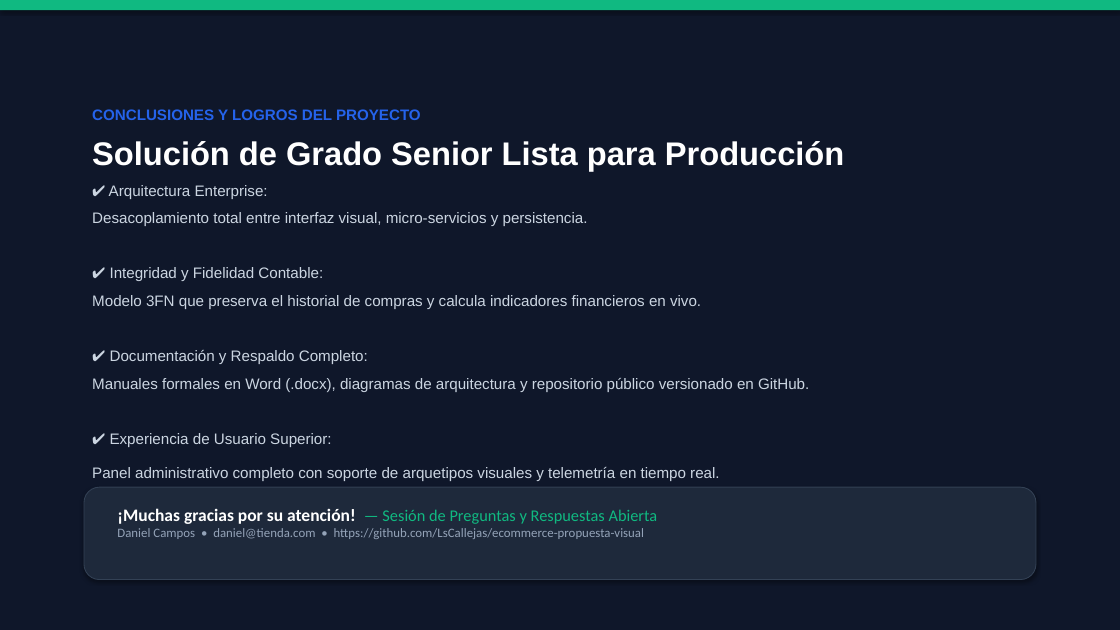
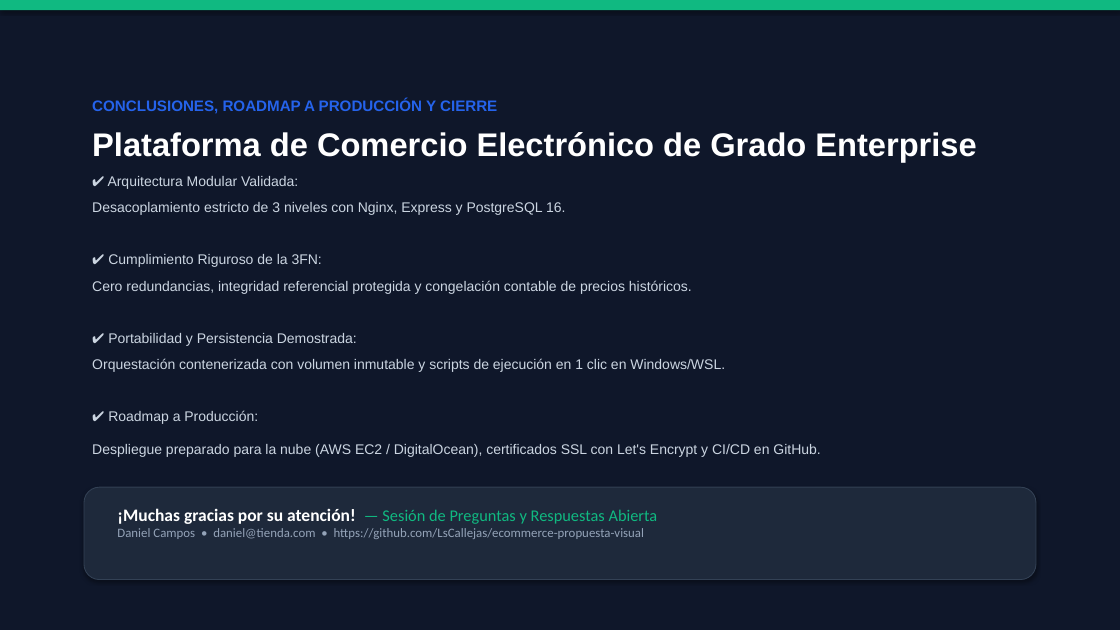
Before and after one commit to LsCallejas/ecommerce-propuesta-visual, a slide deck: slide 20 of docs/presentations/PRESENTACION_ECOMMERCE_Y_BASE_DE_DATOS_DANIEL_CAMPOS.pptx (slide 9 before the commit). Drawn at 1120x630 pixels with LibreOffice and Linux fonts; fonts in the diff are those of the drawing. Boxes give left, top, right and bottom in pixels: in the first picture for what was removed or moved away, otherwise in the second. Text is boxed around its words. In the diff, an @@ line names an element or a change of style, - is before the commit and + after.

```diff
--- a/docs/presentations/PRESENTACION_ECOMMERCE_Y_BASE_DE_DATOS_DANIEL_CAMPOS.pptx
+++ b/docs/presentations/PRESENTACION_ECOMMERCE_Y_BASE_DE_DATOS_DANIEL_CAMPOS.pptx
@@ text at [92,99,976,457]: text changed; size 13 to 12 pt @@
-CONCLUSIONES Y LOGROS DEL PROYECTO
-Solución de Grado Senior Lista para Producción
-✔ Arquitectura Enterprise:
-Desacoplamiento total entre interfaz visual, micro-servicios y persistencia.
-✔ Integridad y Fidelidad Contable:
-Modelo 3FN que preserva el historial de compras y calcula indicadores financieros en vivo.
-✔ Documentación y Respaldo Completo:
-Manuales formales en Word (.docx), diagramas de arquitectura y repositorio público versionado en GitHub.
-✔ Experiencia de Usuario Superior:
-Panel administrativo completo con soporte de arquetipos visuales y telemetría en tiempo real.
+CONCLUSIONES, ROADMAP A PRODUCCIÓN Y CIERRE
+Plataforma de Comercio Electrónico de Grado Enterprise
+✔ Arquitectura Modular Validada:
+Desacoplamiento estricto de 3 niveles con Nginx, Express y PostgreSQL 16.
+✔ Cumplimiento Riguroso de la 3FN:
+Cero redundancias, integridad referencial protegida y congelación contable de precios históricos.
+✔ Portabilidad y Persistencia Demostrada:
+Orquestación contenerizada con volumen inmutable y scripts de ejecución en 1 clic en Windows/WSL.
+✔ Roadmap a Producción:
+Despliegue preparado para la nube (AWS EC2 / DigitalOcean), certificados SSL con Let's Encrypt y CI/CD en GitHub.
```
Also in this commit, not shown: 5 other slides changed, 14 slides added, 3 slides removed, 2 other files.
